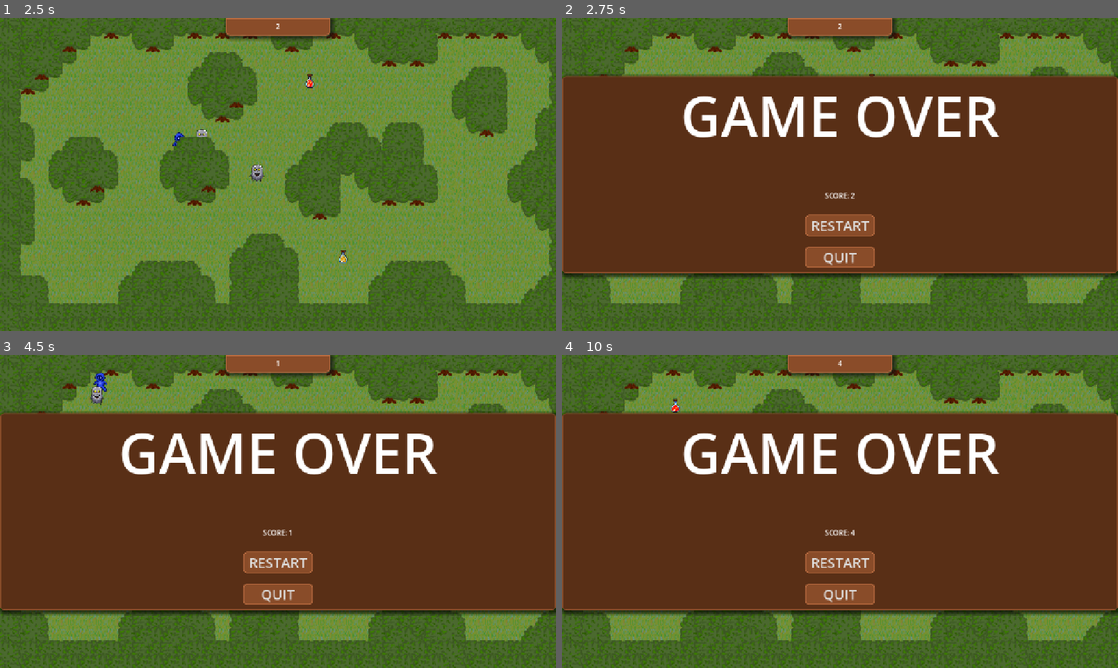
Above: before the commit, frames 1-4 (two rows, left to right).
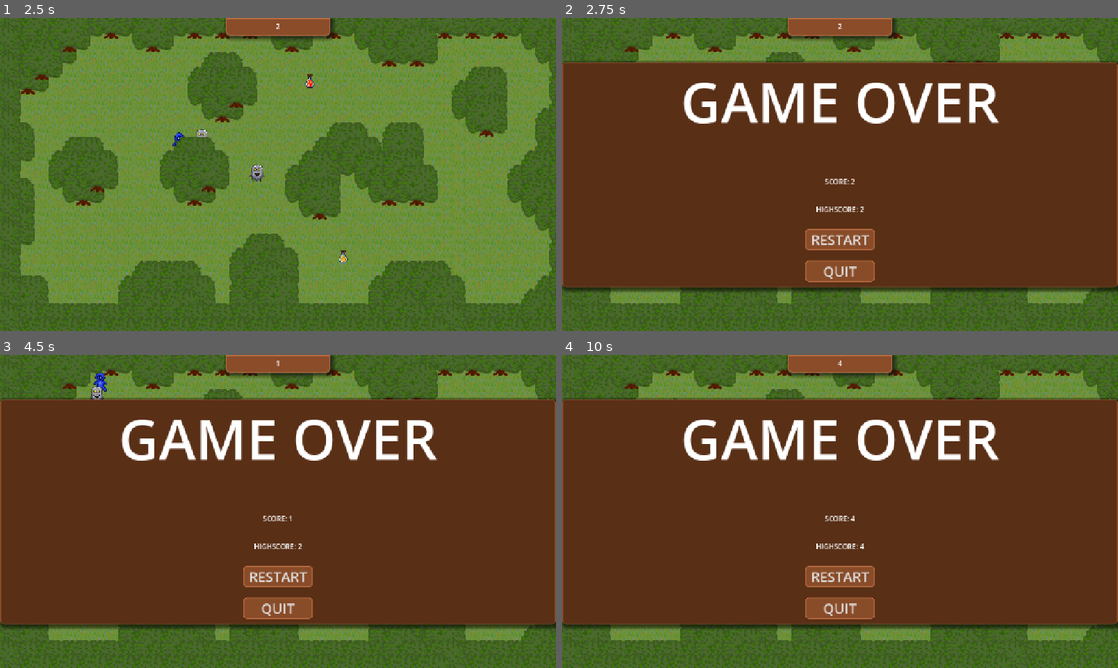
Above: after the commit, the same moments.

Repository: Indept-Studios/ard_jam
Game: Godot game, scene res://scenes/game.tscn
The game is run twice, just before and just after one commit, with the same random seed, the same clock (stepped at 60 frames per second) and the same inputs.
Inputs:
- Up to frame 1 (2.5 s): hold D (right) 0.53-1.28 s; hold S (down) 1.28-2.03 s; hold D (right) from 2.03 s (still down)
- Up to frame 2 (2.75 s): keep holding D (right)
- Up to frame 3 (4.5 s): release D (right) at 2.75 s; click "RESTART" at 2.75 s; hold W (up) 3.53-4.28 s; hold A (left) from 4.28 s (still down)
- Up to frame 4 (10 s): release A (left) at 5 s; click "RESTART" at 5 s; hold A (left) 5.78-6.53 s; hold S (down) 6.53-7.28 s; hold D (right) 7.28-8.03 s; hold W (up) 8.03-8.78 s; hold D (right) 8.78-9.53 s; hold S (down) from 9.53 s (still down)

Frame 1 is identical in both runs. In frame 2, 18% of the frame differs, in the area x 0-100%, y 13-88%; in frame 3, 18%; in frame 4, 18%.

Commit message:
feat: Highscore and fine tuning

Diff:
--- a/scenes/game.tscn
+++ b/scenes/game.tscn
@@ -498,6 +498,14 @@
 horizontal_alignment = 1
 vertical_alignment = 1
 
+[node name="AbsolutHighscoreLabel" type="Label" parent="GameOverLayer/GameOverRoot/PanelContainer/VBoxContainer" unique_id=538190967]
+unique_name_in_owner = true
+custom_minimum_size = Vector2(0, 60)
+layout_mode = 2
+text = "HIGHSCORE: 00"
+horizontal_alignment = 1
+vertical_alignment = 1
+
 [node name="CenterContainer" type="CenterContainer" parent="GameOverLayer/GameOverRoot/PanelContainer/VBoxContainer" unique_id=767722313]
 layout_mode = 2
 
--- a/scripts/game_manager.gd
+++ b/scripts/game_manager.gd
@@ -12,17 +12,21 @@
 @onready var enemy_spawner = %EnemySpawner
 @onready var enemy_root = %EnemyRoot
 @onready var score_label = %ScoreLabel
+@onready var absolute_highscore_label = %AbsolutHighscoreLabel
 
 const COLLECTABLE = preload("uid://df1b2gd4xli0d")
 const ENEMY = preload("uid://deet1vbsx6s3x")
 const SPIRIT_BOMB = preload("res://scenes/spirit_bomb.tscn")
 const SPIRIT_TARGET = preload("res://resources/spirit_target.tres")
 const LILA_SOUND = preload("res://sounds/lila.wav")
+const HIGHSCORE_SAVE_PATH := "user://highscore.cfg"
+const HIGHSCORE_SECTION := "highscore"
+const HIGHSCORE_KEY := "best_score"
 const SPIRIT_KILL_RADIUS := 35.0
 const SPIRIT_READY_AFTER := 10.0
 const SPIRIT_TRANSFORM_DURATION := 8.0
 const SPIRIT_TRANSFORM_START_AFTER := SPIRIT_READY_AFTER - SPIRIT_TRANSFORM_DURATION
-const SPIRIT_TARGET_DURATION := 6.0
+const SPIRIT_TARGET_DURATION := 9.0
 const SPIRIT_TARGET_SCORE := 5
 const SPIRIT_BOMB_KILL_SCORE := 4
 
@@ -43,6 +47,7 @@
 var lila_sound: AudioStreamPlayer
 
 var highscore: int = 0
+var absolute_highscore: int = 0
 var is_game_over := false
 
 var next_wave_at: int = 30
@@ -56,6 +61,7 @@
 func _ready():
 	timer.start(1)
 	spawn_timer.start(4.0)
+	_load_absolute_highscore()
 	lila_sound = AudioStreamPlayer.new()
 	lila_sound.stream = LILA_SOUND
 	lila_sound.volume_db = -6.0
@@ -66,6 +72,7 @@
 	spirit_timer.timeout.connect(_on_spirit_timer_timeout)
 	add_child(spirit_timer)
 	highscore_label.text = str(highscore)
+	absolute_highscore_label.text = str("HIGHSCORE: ", absolute_highscore)
 	for child in collectable_spawner.get_children():
 		if child is Marker2D:
 			pickup_spawners.append(child)
@@ -256,12 +263,26 @@
 
 func _game_over() -> void:
 	is_game_over = true
+	if highscore > absolute_highscore:
+		absolute_highscore = highscore
+		_save_absolute_highscore()
 	get_tree().paused = true
 	timer.stop()
 	spawn_timer.stop()
 	spirit_timer.stop()
 	score_label.text = str("SCORE: ", highscore)
+	absolute_highscore_label.text = str("HIGHSCORE: ", absolute_highscore)
 	game_over_root.visible = true
+
+func _load_absolute_highscore() -> void:
+	var config := ConfigFile.new()
+	if config.load(HIGHSCORE_SAVE_PATH) == OK:
+		absolute_highscore = int(config.get_value(HIGHSCORE_SECTION, HIGHSCORE_KEY, 0))
+
+func _save_absolute_highscore() -> void:
+	var config := ConfigFile.new()
+	config.set_value(HIGHSCORE_SECTION, HIGHSCORE_KEY, absolute_highscore)
+	config.save(HIGHSCORE_SAVE_PATH)
 
 func _on_spawn_timer_timeout() -> void:
 	var spawn_interval: float
